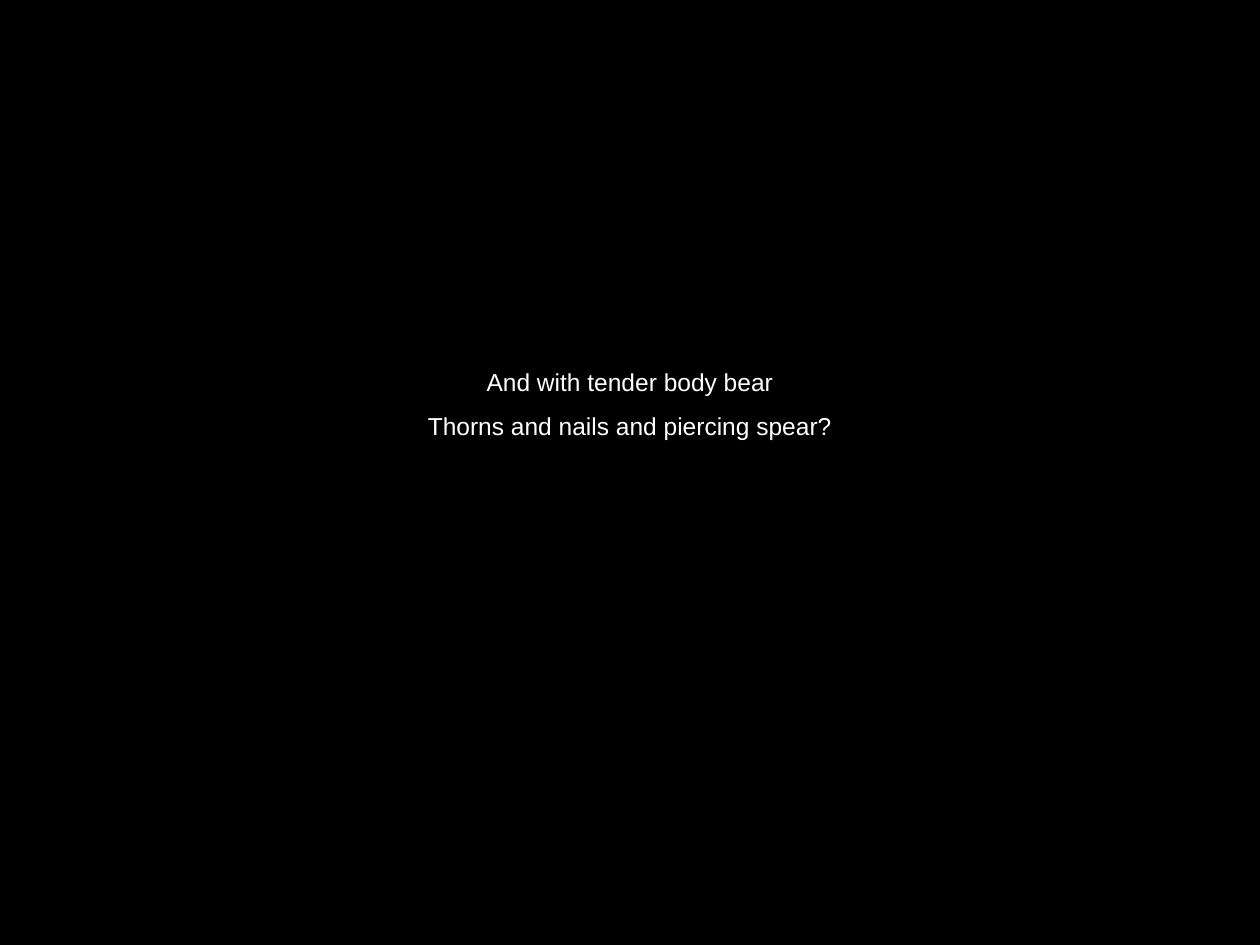
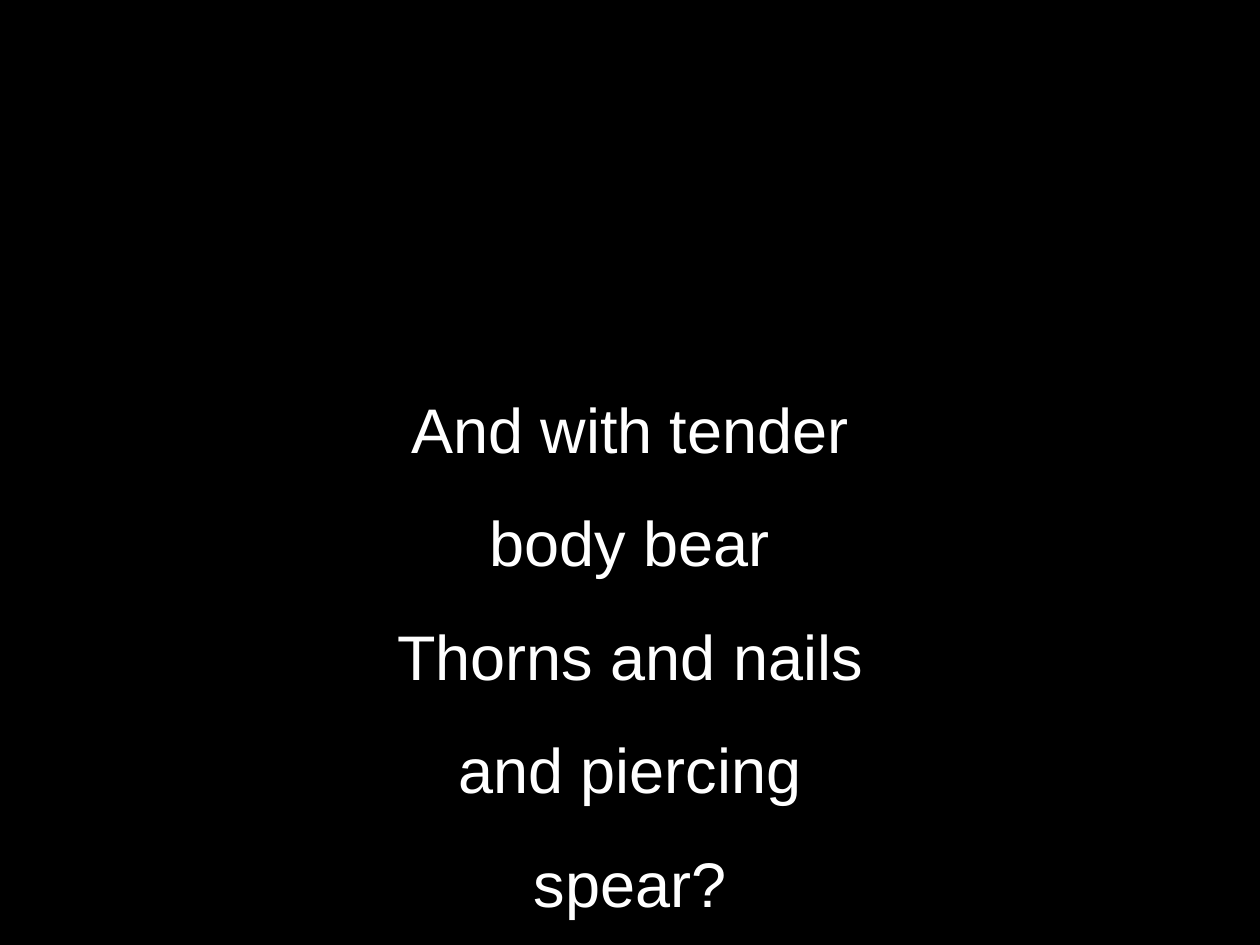
Before and after one commit to MasterTemple/CSCI-450-Group-Project-Backend, a slide deck: slide 9 of temp.pptx. Drawn at 1260x945 pixels with LibreOffice and Linux fonts; fonts in the diff are those of the drawing. Boxes give left, top, right and bottom in pixels: in the first picture for what was removed or moved away, otherwise in the second. Text is boxed around its words. In the diff, an @@ line names an element or a change of style, - is before the commit and + after.

```diff
--- a/temp.pptx
+++ b/temp.pptx
@@ text "And with tender body bear ..." at box(397, 407, 863, 918): size 14 to 36 pt @@
```
Also in this commit, not shown: 19 other slides changed, 2 other files.
